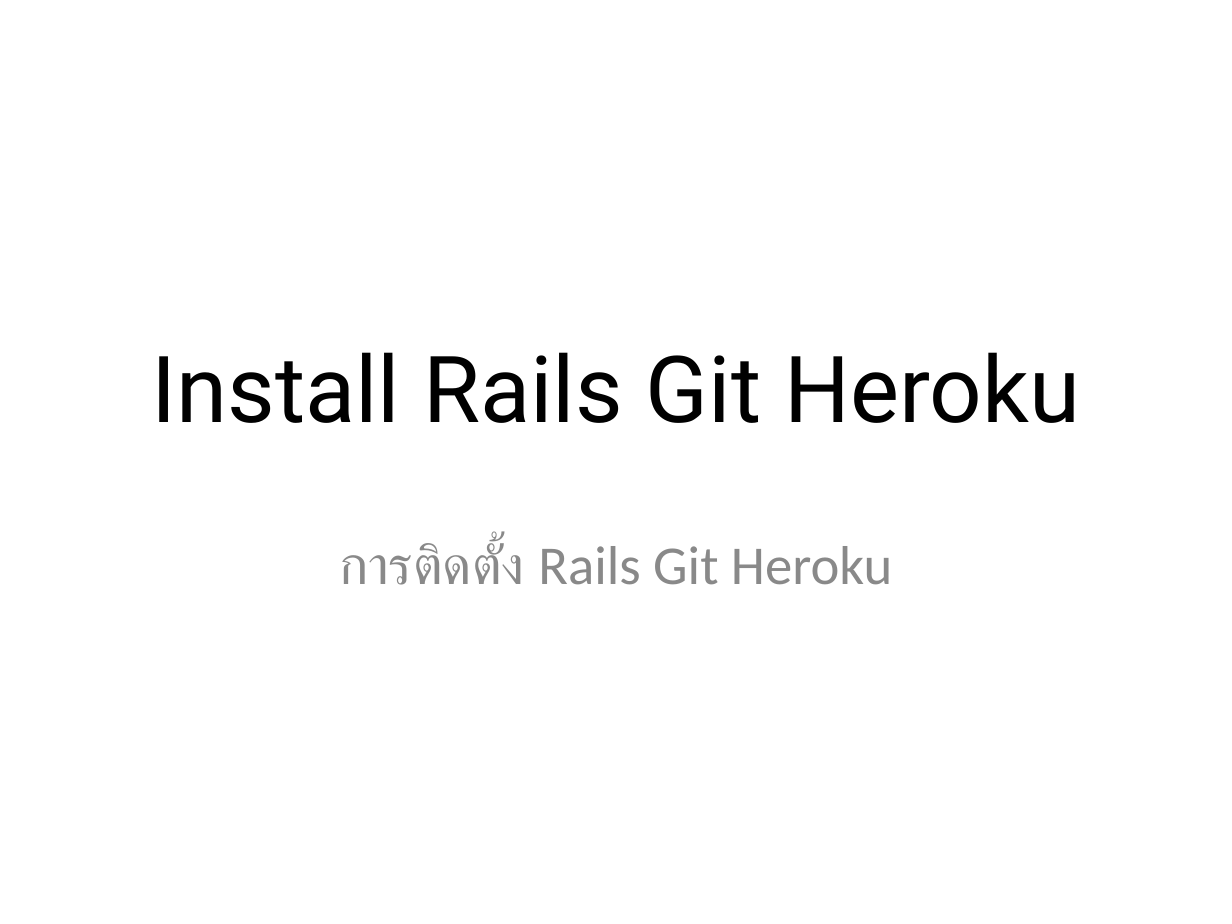
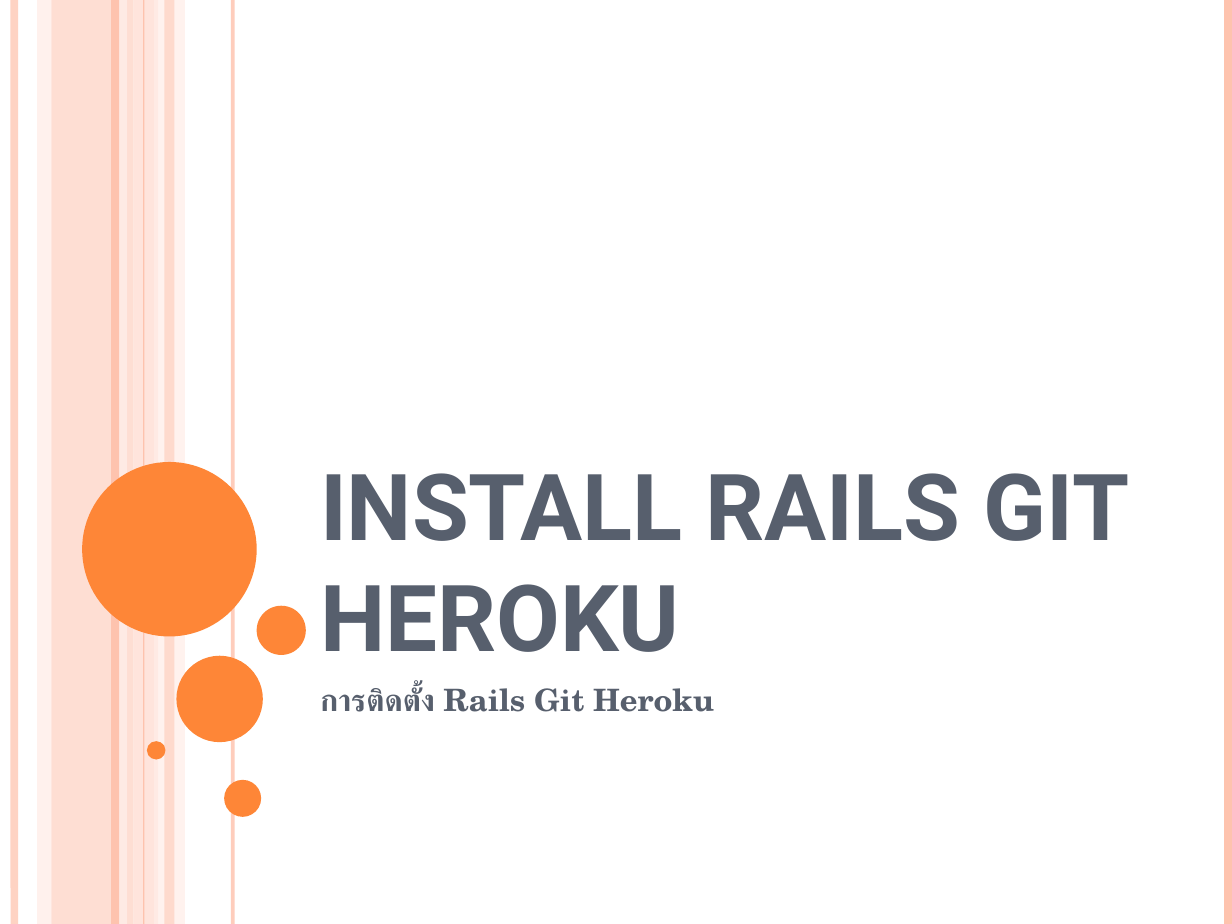
Before and after one commit to Mittapap/interview_rails, a slide deck: slide 1 of presentation.ppt. Drawn at 1232x924 pixels with LibreOffice and Linux fonts; fonts in the diff are those of the drawing. Boxes give left, top, right and bottom in pixels: in the first picture for what was removed or moved away, otherwise in the second. Text is boxed around its words. In the diff, an @@ line names an element or a change of style, - is before the commit and + after.

```diff
--- a/presentation.ppt
+++ b/presentation.ppt
@@ line added from (15, 0) to (15, 924), #FEC3AE 4.51 pt @@
@@ rectangle added at bbox=[37, 0, 51, 924], fill #FFD9CE at 36% opacity @@
@@ rectangle added at bbox=[52, 0, 134, 924], fill #FEC3AE at 54% opacity @@
@@ line added from (115, 0) to (115, 924), #FEC3AE 4.51 pt @@
@@ line added from (123, 0) to (123, 924), #FFEDE8 4.51 pt @@
@@ rectangle added at bbox=[133, 0, 158, 924], fill #FFD9CE at 70% opacity @@
@@ line added from (144, 0) to (144, 924), #FEC3AE 0.74 pt @@
@@ rectangle added at bbox=[154, 0, 185, 924], fill #FFEDE8 at 71% opacity @@
@@ rectangle added at bbox=[164, 0, 174, 924], fill #FEC3AE at 51% opacity @@
@@ line added from (233, 0) to (233, 924), #FEC3AE 2.24 pt @@
@@ line added from (1228, 0) to (1228, 924), #FEC3AE 4.51 pt @@
@@ title "INSTALL RAILS GIT HEROKU" at bbox=[320, 473, 1130, 652]: vertical alignment middle to bottom @@
@@ ellipse added at bbox=[83, 462, 257, 637], fill #FE8637 @@
@@ title at bbox=[320, 473, 1130, 652]: text changed; text colour #000000 to #575F6D; bold on @@
-Install Rails Git Heroku
+INSTALL RAILS GIT HEROKU
@@ ellipse added at bbox=[256, 606, 306, 655], fill #FE8637 @@
@@ ellipse added at bbox=[176, 655, 262, 742], fill #FE8637 @@
@@ subtitle "การติดตั้ง Rails Git Heroku": place and size @@
-subtitle "การติดตั้ง Rails Git Heroku" at bbox=[339, 541, 892, 585]
+subtitle "การติดตั้ง Rails Git Heroku" at bbox=[320, 687, 714, 712]
@@ subtitle "การติดตั้ง Rails Git Heroku" at bbox=[320, 687, 714, 712]: size 32 to 18 pt, font Calibri to TeX Gyre Schola, text colour #898989 to #575F6D, bold on; alignment centre to left; less space between paragraphs @@
@@ ellipse added at bbox=[147, 742, 165, 760], fill #FE8637 @@
@@ ellipse added at bbox=[224, 780, 261, 817], fill #FE8637 @@
```
Also in this commit, not shown: 13 other slides changed, 5 slides added, 1 slide removed.
